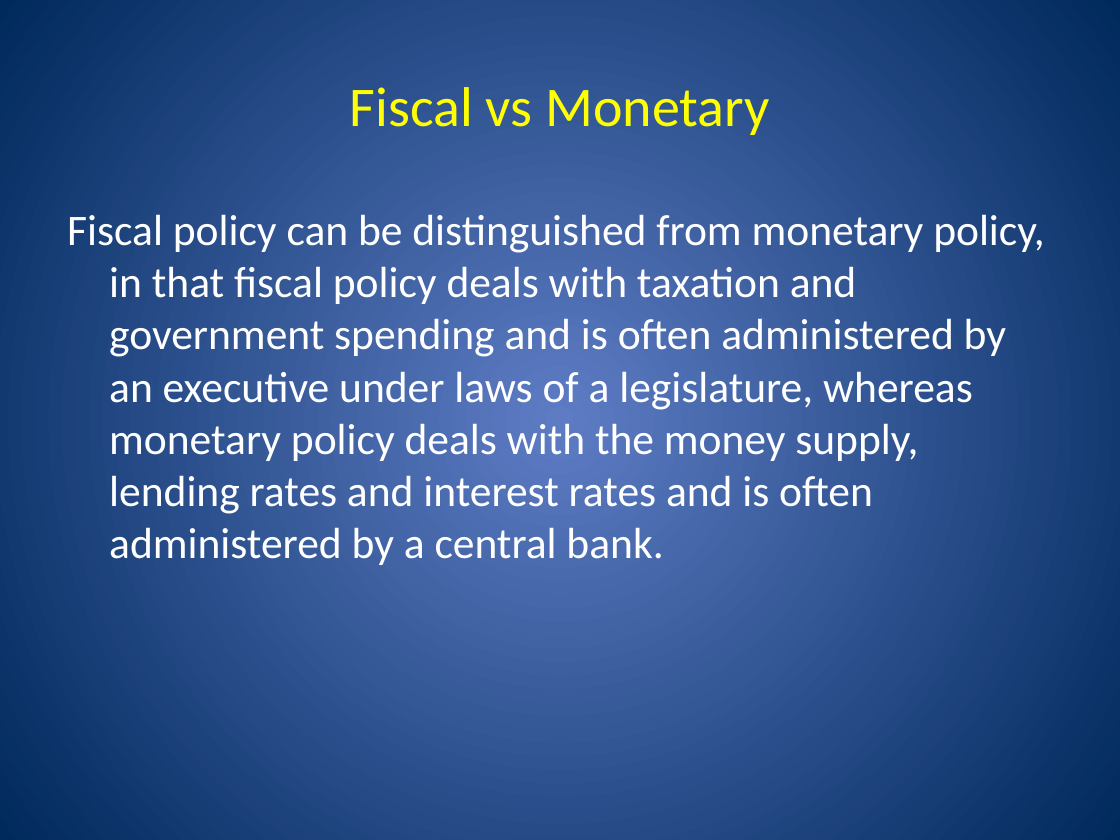
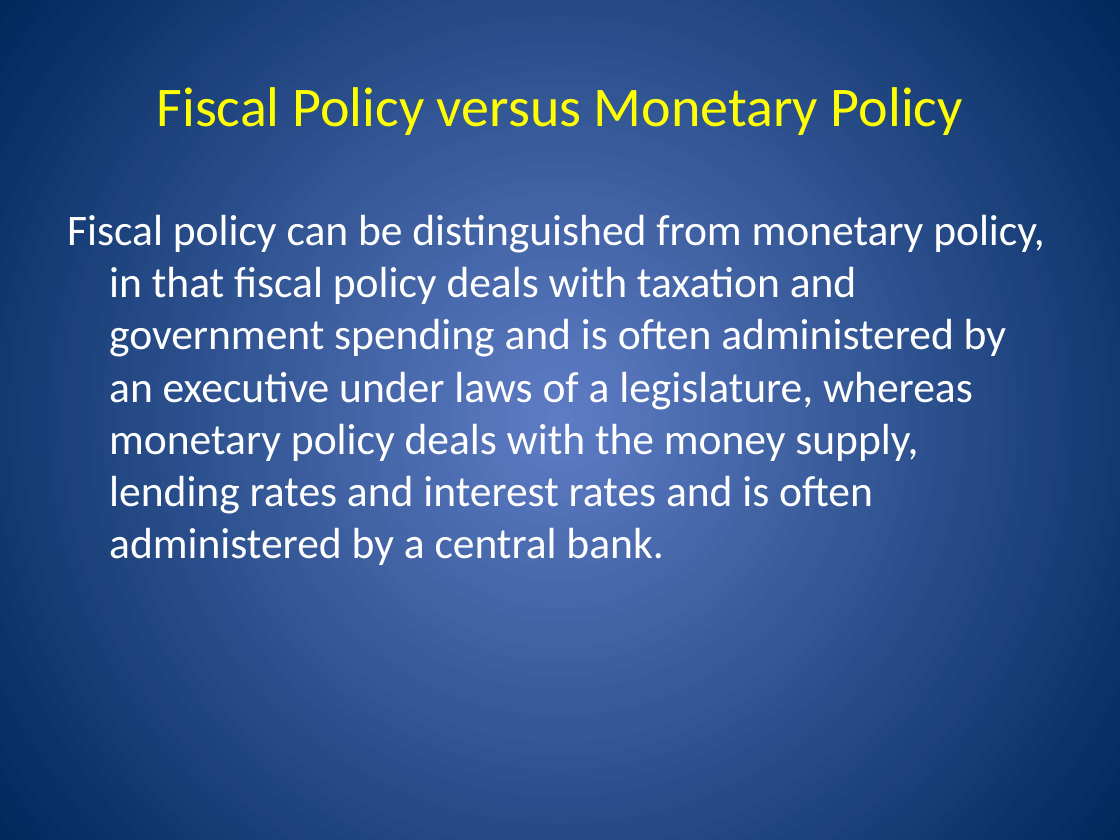
Before and after one commit to Amul01/Presentations, a slide deck: slide 22 of EEM-Money.pptx (slide 16 before the commit). Drawn at 1120x840 pixels with LibreOffice and Linux fonts; fonts in the diff are those of the drawing. Boxes give left, top, right and bottom in pixels: in the first picture for what was removed or moved away, otherwise in the second. Text is boxed around its words. In the diff, an @@ line names an element or a change of style, - is before the commit and + after.

```diff
--- a/EEM-Money.pptx
+++ b/EEM-Money.pptx
@@ title at box(156, 87, 963, 135): text changed @@
-Fiscal vs Monetary
+Fiscal Policy versus Monetary Policy
```
Also in this commit, not shown: 9 other slides changed, 8 slides added.
